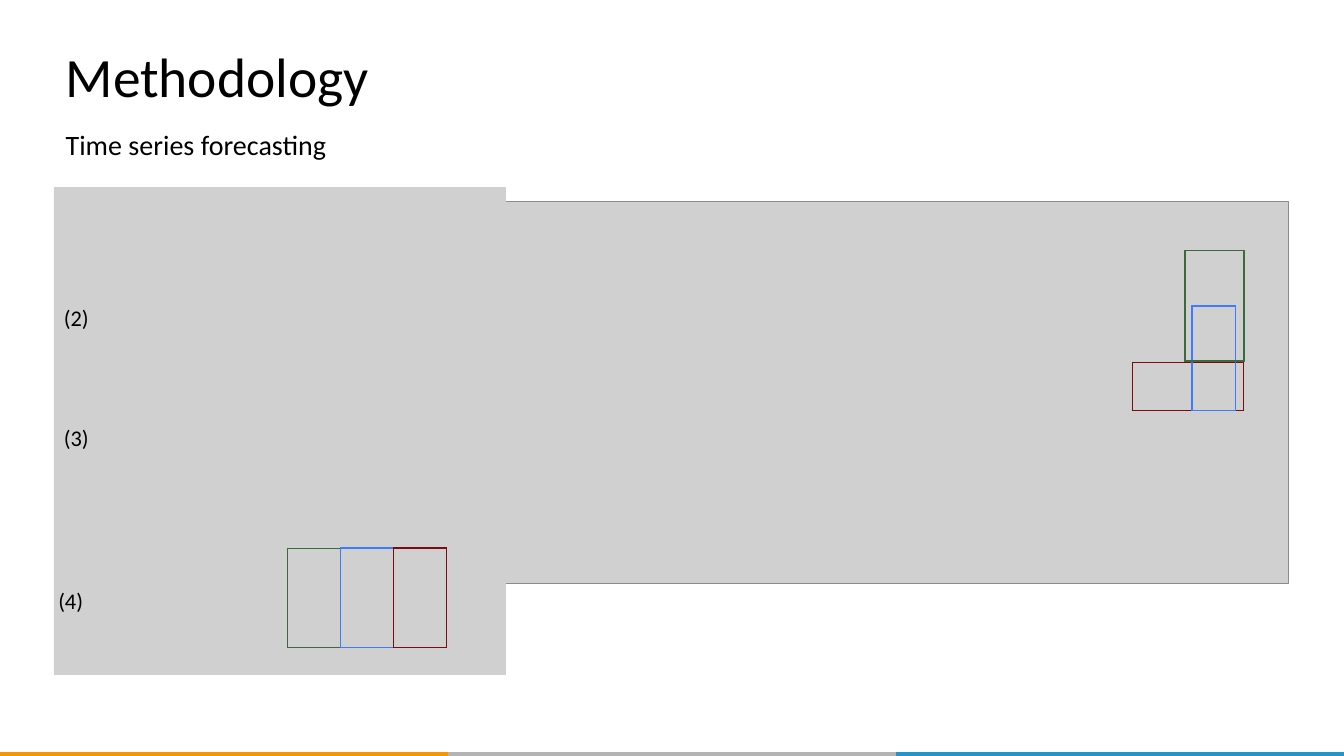
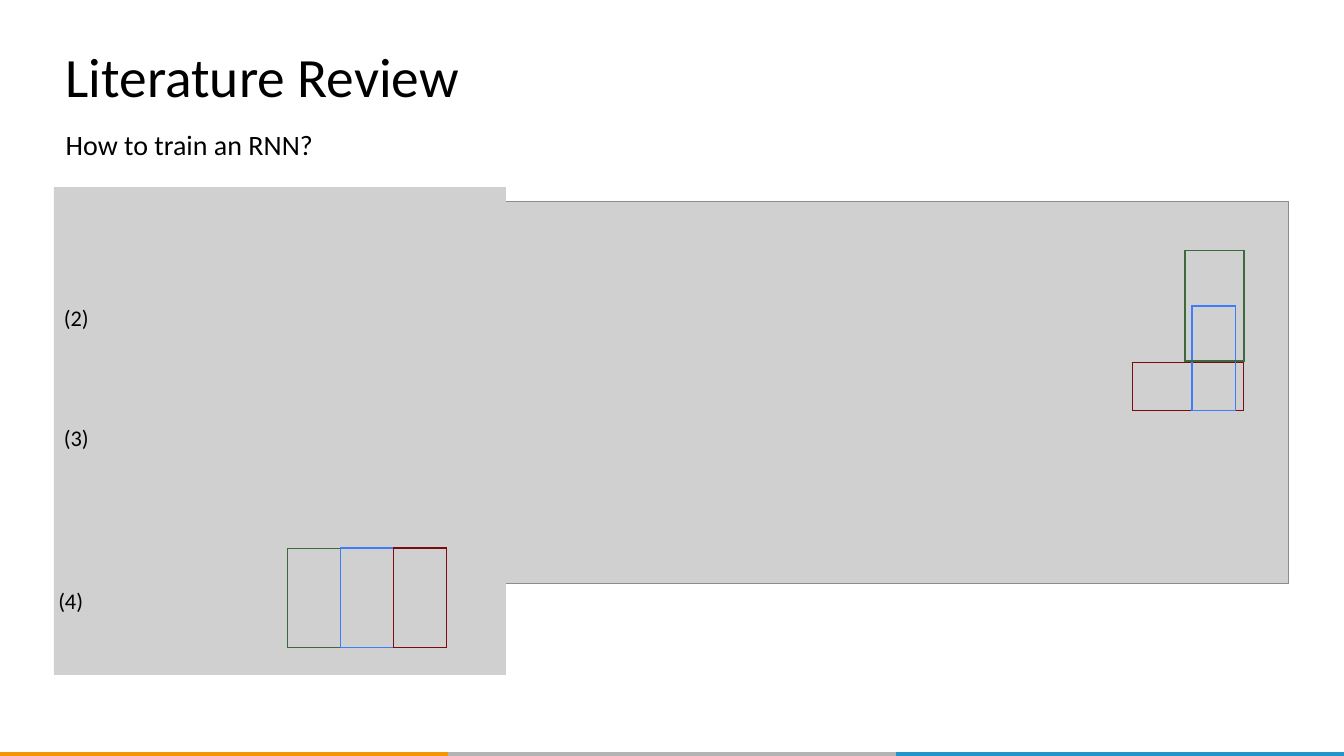
Before and after one commit to QUER01/FinanceModule, a slide deck: slide 15 of docs/dlw_conference_presentation.pptx (slide 11 before the commit). Drawn at 1344x756 pixels with LibreOffice and Linux fonts; fonts in the diff are those of the drawing; grey boxes stand for pictures; background and template pictures are left out. Boxes give left, top, right and bottom in pixels: in the first picture for what was removed or moved away, otherwise in the second. Text is boxed around its words. In the diff, an @@ line names an element or a change of style, - is before the commit and + after.

```diff
--- a/docs/dlw_conference_presentation.pptx
+++ b/docs/dlw_conference_presentation.pptx
@@ title at bbox=[66, 59, 459, 98]: text changed @@
-Methodology
+Literature Review
@@ subtitle at bbox=[66, 135, 312, 156]: text changed @@
-Time series forecasting
+How to train an RNN?
```
Also in this commit, not shown: 17 other slides changed, 15 slides added, 5 slides removed, 5 other files.
